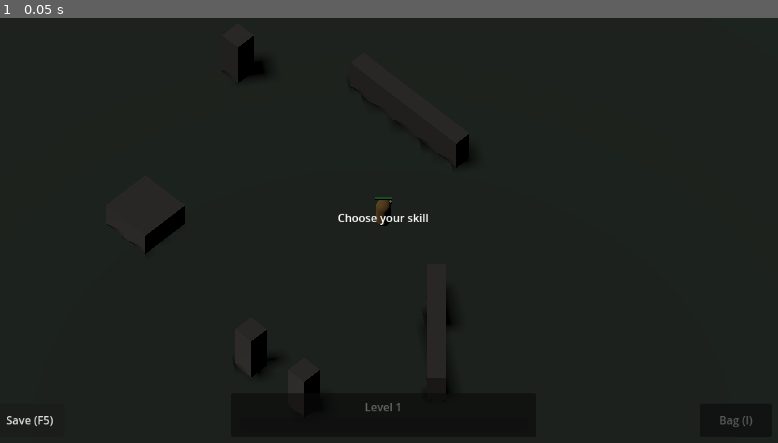
Above: before the commit, frame 1.
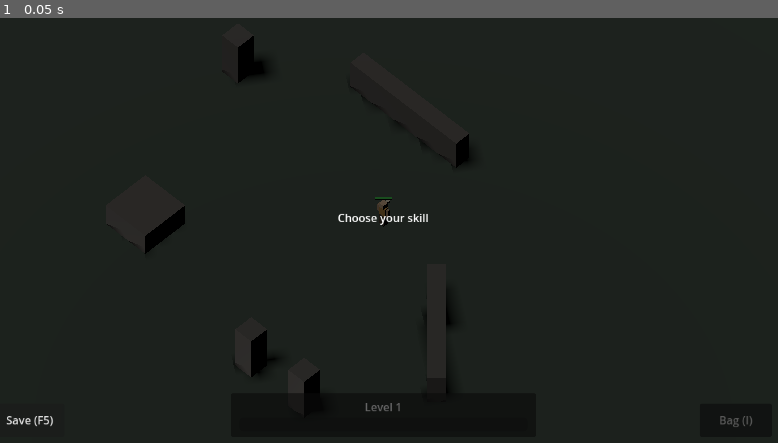
Above: after the commit, the same moment.

Repository: alaborderie/arpg
Game: Godot game, scene res://scenes/main/main.tscn
Two runs of this game, one before a commit and one after it. Both use one fixed random seed, a clock stepped at 60 frames per second and the inputs below.
Inputs:
- Up to frame 1 (0.05 s): no input

The runs differ from the first frame. In frame 1, less than 0.1% of the frame differs, in the area x 48-51%, y 42-50%.

Commit message:
feat(game): low-poly character and monster meshes (G5)
Replace the placeholder capsule/box meshes with procedural low-poly
box-stack silhouettes, keeping every non-visual constraint intact:
collision capsules, nav footprints, HEALTH_BAR_HEIGHT (retuned for the
new monster silhouettes), the -Z facing indicator, and CombatFx hit
flash all still work.

- Player: a chunky humanoid (legs/torso/arms/head boxes) under a new
  "Body" Node3D, "Nose" kept as the facing indicator.
- Monster: fallen_imp (squat, horned, solid red) and cinder_wraith
  (tall, hooded, ember-glow) are now visually distinct even though they
  share the same capsule collision - built at runtime in
  Monster._build_visual since the silhouette depends on monster_id,
  which isn't known until setup() runs.
- CombatFx.flash_all lets a multi-part body flash as one silhouette on
  a hit, without changing the existing single-mesh flash() callers.

Co-Authored-By: Claude Fable 5 <noreply@anthropic.com>

Diff:
--- a/game/scenes/fx/combat_fx.gd
+++ b/game/scenes/fx/combat_fx.gd
@@ -39,6 +39,18 @@
 	tween.chain().tween_callback(label.queue_free)
 
 
+## Flashes every mesh in [param meshes] white, same as [method flash] called once
+## per mesh. G5's low-poly character/monster bodies are several stacked
+## [MeshInstance3D] parts (legs, torso, head, ...) rather than one capsule, so a
+## hit needs to flash the whole silhouette at once — each part still tracks and
+## restores its own original material independently, so this is exactly
+## equivalent to (and no more expensive than) calling [method flash] in a loop.
+static func flash_all(meshes: Array) -> void:
+	for mesh: Variant in meshes:
+		if mesh is MeshInstance3D:
+			flash(mesh as MeshInstance3D)
+
+
 ## Flashes [param mesh] white for [constant FLASH_SECONDS], then restores whatever
 ## material override it had. Reentrant: a flash landing during a flash is a no-op
 ## (the running one restores the true original).
--- a/game/scenes/monster/monster.gd
+++ b/game/scenes/monster/monster.gd
@@ -23,10 +23,14 @@
 
 ## Squared direction length under which we skip rotating (avoids look_at jitter).
 const FACING_EPSILON: float = 0.0001
-## Height above the monster's origin the health bar floats at — just clear of
-## the capsule's head (the capsule is 1.2 m tall centered at y=0.6, so its top
-## sits around y=1.2).
-const HEALTH_BAR_HEIGHT: float = 1.6
+## Height above the monster's origin the health bar floats at. G5 (issue #12)
+## retuned this from 1.6: the two low-poly silhouettes built by
+## [method _build_visual] are no longer identical capsules — fallen_imp tops
+## out around y=1.2 but cinder_wraith's hood reaches ~y=1.49 — so this clears
+## the taller of the two with the same ~0.3 m margin the old capsule had.
+## (Collision stays the plain 1.2 m capsule below for both ids - visual swap
+## only, per the ticket.)
+const HEALTH_BAR_HEIGHT: float = 1.8
 
 var _data: Dictionary = {}
 var _combat_constants: Dictionary = {}
@@ -43,9 +47,18 @@
 ## _ready, before [method setup] runs, so a red default full bar exists the
 ## instant the monster is added to the tree.
 var _health_bar: HealthBar3D
+## G5 (issue #12): the low-poly body's box parts (legs, torso, head, ...),
+## built by [method _build_visual] once [method setup] knows `monster_id`.
+## Populated by [method _add_box_part]; [method take_hit] flashes all of them
+## together (CombatFx.flash_all) so a hit reads across the whole silhouette,
+## not just one piece of it.
+var _body_parts: Array[MeshInstance3D] = []
 
 @onready var _agent: NavigationAgent3D = $NavigationAgent3D
-@onready var _body: MeshInstance3D = $Body
+## Empty container the visual box parts are added under (see monster.tscn's
+## doc-comment and [method _build_visual]) — a plain Node3D, not a mesh,
+## because the silhouette itself is chosen at runtime by monster id.
+@onready var _body: Node3D = $Body
 
 
 func _ready() -> void:
@@ -73,6 +86,7 @@
 	_move_speed = float(data.get("move_speed", 0.0))
 	_attack_range = float(data.get("attack_range", 1.0))
 	_seconds_between_attacks = 1.0 / maxf(float(data.get("attack_speed", 1.0)), 0.01)
+	_build_visual(String(data.get("id", "")))
 	_update_health_bar()
 
 
@@ -114,7 +128,7 @@
 		died.emit(self)
 		queue_free()
 	else:
-		CombatFx.flash(_body)
+		CombatFx.flash_all(_body_parts)
 		_update_health_bar()
 
 
@@ -174,3 +188,81 @@
 	var defense: DefenseProfile = _target.defense_profile(_attack.damage_type)
 	var result: DamageResult = _calculator.calculate_hit(_attack, defense)
 	_target.take_hit(result)
+
+
+## G5 (issue #12): builds this monster's low-poly silhouette under
+## [member _body] from stacked box parts, chosen by [param id] so
+## fallen_imp and cinder_wraith read as visually distinct creatures even
+## though they share the same capsule collision (visual swap only, per the
+## ticket). Falls back to the fallen_imp shape for any id this hasn't been
+## taught yet, so a future monsters.json entry never ends up invisible.
+func _build_visual(id: String) -> void:
+	match id:
+		"cinder_wraith":
+			_build_cinder_wraith()
+		_:
+			_build_fallen_imp()
+
+
+## Small hunched imp: solid, low, four box parts plus a pair of angled horns
+## and a snout poking forward along -Z (the facing indicator every combatant
+## needs — see player.tscn's "Nose"). Tops out around y=1.22, close to the
+## old shared capsule mesh's 1.2 m height. Warm solid-red palette.
+func _build_fallen_imp() -> void:
+	var hide_color: Color = Color(0.63, 0.22, 0.2)
+	var dark_color: Color = Color(0.35, 0.15, 0.12)
+	_add_box_part(Vector3(0.32, 0.35, 0.3), Vector3(0, 0.175, 0), dark_color)
+	_add_box_part(Vector3(0.44, 0.4, 0.36), Vector3(0, 0.55, 0), hide_color)
+	_add_box_part(Vector3(0.26, 0.26, 0.26), Vector3(0, 0.88, 0), Color(0.5, 0.18, 0.16))
+	_add_box_part(Vector3(0.14, 0.14, 0.24), Vector3(0, 0.85, -0.2), Color(0.2, 0.08, 0.08))
+	_add_box_part(
+		Vector3(0.06, 0.22, 0.06), Vector3(-0.09, 1.11, 0.02), Color(0.15, 0.05, 0.05), Vector3(0, 0, -20)
+	)
+	_add_box_part(
+		Vector3(0.06, 0.22, 0.06), Vector3(0.09, 1.11, 0.02), Color(0.15, 0.05, 0.05), Vector3(0, 0, 20)
+	)
+
+
+## Tall, thin, hooded wraith: a wide skirt base, a slender floating cloak,
+## trailing tendril arms, and a bright ember-orange glow at the front of the
+## hood doubling as the facing indicator (-Z, same convention as the imp's
+## snout). Deliberately taller (~1.49 m) and much narrower (0.3 m cloak vs
+## the imp's 0.44 m torso) with a cold dark-purple/charcoal palette against
+## the imp's warm solid red — distinct in silhouette *and* color, per the
+## ticket's requirement that the two monster types read apart.
+func _build_cinder_wraith() -> void:
+	var cloak_color: Color = Color(0.22, 0.18, 0.22)
+	var trim_color: Color = Color(0.2, 0.08, 0.05)
+	var glow_color: Color = Color(1.0, 0.45, 0.1)
+	_add_box_part(Vector3(0.55, 0.15, 0.5), Vector3(0, 0.075, 0), trim_color)
+	_add_box_part(Vector3(0.3, 1.1, 0.26), Vector3(0, 0.7, 0), cloak_color)
+	_add_box_part(Vector3(0.07, 0.6, 0.07), Vector3(-0.2, 0.7, 0), cloak_color)
+	_add_box_part(Vector3(0.07, 0.6, 0.07), Vector3(0.2, 0.7, 0), cloak_color)
+	_add_box_part(Vector3(0.24, 0.24, 0.24), Vector3(0, 1.37, 0), Color(0.15, 0.12, 0.15))
+	_add_box_part(Vector3(0.1, 0.08, 0.05), Vector3(0, 1.37, -0.135), glow_color)
+
+
+## Instances a flat-shaded [BoxMesh] part (matching every other mesh in the
+## project — BoxMesh's per-face normals are already hard, no smoothing group),
+## positions/tints it, and appends the resulting [MeshInstance3D] to
+## [member _body_parts] so [method take_hit] can flash the whole silhouette at
+## once. `rotation_degrees` defaults to no rotation — only the imp's angled
+## horns need it.
+func _add_box_part(
+	size: Vector3,
+	offset: Vector3,
+	color: Color,
+	rotation_degrees: Vector3 = Vector3.ZERO
+) -> void:
+	var mesh: BoxMesh = BoxMesh.new()
+	mesh.size = size
+	var material: StandardMaterial3D = StandardMaterial3D.new()
+	material.albedo_color = color
+	material.roughness = 1.0
+	var instance: MeshInstance3D = MeshInstance3D.new()
+	instance.mesh = mesh
+	instance.material_override = material
+	instance.position = offset
+	instance.rotation_degrees = rotation_degrees
+	_body.add_child(instance)
+	_body_parts.append(instance)
--- a/game/scenes/monster/monster.tscn
+++ b/game/scenes/monster/monster.tscn
@@ -1,25 +1,10 @@
-[gd_scene load_steps=7 format=3]
+[gd_scene load_steps=3 format=3]
 
 [ext_resource type="Script" path="res://scenes/monster/monster.gd" id="1_monster"]
 
 [sub_resource type="CapsuleShape3D" id="CapsuleShape3D_body"]
 radius = 0.35
 height = 1.2
-
-[sub_resource type="CapsuleMesh" id="CapsuleMesh_body"]
-radius = 0.35
-height = 1.2
-
-[sub_resource type="StandardMaterial3D" id="StandardMaterial3D_body"]
-albedo_color = Color(0.63, 0.22, 0.2, 1)
-roughness = 1.0
-
-[sub_resource type="BoxMesh" id="BoxMesh_snout"]
-size = Vector3(0.14, 0.14, 0.26)
-
-[sub_resource type="StandardMaterial3D" id="StandardMaterial3D_snout"]
-albedo_color = Color(0.25, 0.1, 0.1, 1)
-roughness = 1.0
 
 [node name="Monster" type="CharacterBody3D"]
 collision_layer = 3
@@ -29,15 +14,7 @@
 transform = Transform3D(1, 0, 0, 0, 1, 0, 0, 0, 1, 0, 0.6, 0)
 shape = SubResource("CapsuleShape3D_body")
 
-[node name="Body" type="MeshInstance3D" parent="."]
-transform = Transform3D(1, 0, 0, 0, 1, 0, 0, 0, 1, 0, 0.6, 0)
-mesh = SubResource("CapsuleMesh_body")
-material_override = SubResource("StandardMaterial3D_body")
-
-[node name="Snout" type="MeshInstance3D" parent="."]
-transform = Transform3D(1, 0, 0, 0, 1, 0, 0, 0, 1, 0, 0.9, -0.38)
-mesh = SubResource("BoxMesh_snout")
-material_override = SubResource("StandardMaterial3D_snout")
+[node name="Body" type="Node3D" parent="."]
 
 [node name="NavigationAgent3D" type="NavigationAgent3D" parent="."]
 path_desired_distance = 1.0
--- a/game/scenes/player/player.gd
+++ b/game/scenes/player/player.gd
@@ -121,7 +121,11 @@
 var _health_bar: HealthBar3D
 
 @onready var _agent: NavigationAgent3D = $NavigationAgent3D
-@onready var _body: MeshInstance3D = $Body
+## G5 (issue #12): the low-poly body is several stacked box parts (legs,
+## torso, arms, head) under the "Body" Node3D rather than one capsule mesh —
+## gathered once here so hit-flash and the death tint can apply to every part
+## at once (see CombatFx.flash_all, _die).
+@onready var _body_parts: Array[MeshInstance3D] = _collect_body_parts()
 
 
 func _ready() -> void:
@@ -357,7 +361,7 @@
 	if _health.is_dead():
 		_die()
 	else:
-		CombatFx.flash(_body)
+		CombatFx.flash_all(_body_parts)
 	_update_health_bar()
 
 
@@ -489,7 +493,10 @@
 
 
 ## Minimal M2 death: input orders are ignored and the body goes dark. A real
-## death animation/respawn flow is future work.
+## death animation/respawn flow is future work. G5: one shared corpse material
+## applied to every body part (a [Material] resource can be referenced by
+## several [MeshInstance3D]s at once) so the whole silhouette tints, not just
+## one piece of it.
 func _die() -> void:
 	_dead = true
 	_attack_target = null
@@ -497,4 +504,16 @@
 	var corpse_material: StandardMaterial3D = StandardMaterial3D.new()
 	corpse_material.albedo_color = Color(0.25, 0.24, 0.23)
 	corpse_material.roughness = 1.0
-	_body.material_override = corpse_material
+	for part: MeshInstance3D in _body_parts:
+		part.material_override = corpse_material
+
+
+## Gathers every [MeshInstance3D] under the "Body" node (see player.tscn) once
+## at [member _body_parts] init — the low-poly body is several stacked box
+## parts rather than one mesh (G5, issue #12).
+func _collect_body_parts() -> Array[MeshInstance3D]:
+	var parts: Array[MeshInstance3D] = []
+	for child: Node in $Body.get_children():
+		if child is MeshInstance3D:
+			parts.append(child as MeshInstance3D)
+	return parts
--- a/game/scenes/player/player.tscn
+++ b/game/scenes/player/player.tscn
@@ -6,12 +6,32 @@
 radius = 0.4
 height = 1.8
 
-[sub_resource type="CapsuleMesh" id="CapsuleMesh_body"]
-radius = 0.4
-height = 1.8
+[sub_resource type="BoxMesh" id="BoxMesh_legs"]
+size = Vector3(0.34, 0.8, 0.3)
 
-[sub_resource type="StandardMaterial3D" id="StandardMaterial3D_body"]
+[sub_resource type="StandardMaterial3D" id="StandardMaterial3D_legs"]
+albedo_color = Color(0.32, 0.26, 0.18, 1)
+roughness = 1.0
+
+[sub_resource type="BoxMesh" id="BoxMesh_torso"]
+size = Vector3(0.46, 0.6, 0.28)
+
+[sub_resource type="StandardMaterial3D" id="StandardMaterial3D_torso"]
 albedo_color = Color(0.85, 0.62, 0.28, 1)
+roughness = 1.0
+
+[sub_resource type="BoxMesh" id="BoxMesh_arm"]
+size = Vector3(0.14, 0.55, 0.14)
+
+[sub_resource type="StandardMaterial3D" id="StandardMaterial3D_arm"]
+albedo_color = Color(0.8, 0.65, 0.5, 1)
+roughness = 1.0
+
+[sub_resource type="BoxMesh" id="BoxMesh_head"]
+size = Vector3(0.32, 0.32, 0.32)
+
+[sub_resource type="StandardMaterial3D" id="StandardMaterial3D_head"]
+albedo_color = Color(0.9, 0.75, 0.6, 1)
 roughness = 1.0
 
 [sub_resource type="BoxMesh" id="BoxMesh_nose"]
@@ -28,13 +48,35 @@
 transform = Transform3D(1, 0, 0, 0, 1, 0, 0, 0, 1, 0, 0.9, 0)
 shape = SubResource("CapsuleShape3D_body")
 
-[node name="Body" type="MeshInstance3D" parent="."]
-transform = Transform3D(1, 0, 0, 0, 1, 0, 0, 0, 1, 0, 0.9, 0)
-mesh = SubResource("CapsuleMesh_body")
-material_override = SubResource("StandardMaterial3D_body")
+[node name="Body" type="Node3D" parent="."]
+
+[node name="Legs" type="MeshInstance3D" parent="Body"]
+transform = Transform3D(1, 0, 0, 0, 1, 0, 0, 0, 1, 0, 0.4, 0)
+mesh = SubResource("BoxMesh_legs")
+material_override = SubResource("StandardMaterial3D_legs")
+
+[node name="Torso" type="MeshInstance3D" parent="Body"]
+transform = Transform3D(1, 0, 0, 0, 1, 0, 0, 0, 1, 0, 1.1, 0)
+mesh = SubResource("BoxMesh_torso")
+material_override = SubResource("StandardMaterial3D_torso")
+
+[node name="ArmL" type="MeshInstance3D" parent="Body"]
+transform = Transform3D(1, 0, 0, 0, 1, 0, 0, 0, 1, -0.32, 1.1, 0)
+mesh = SubResource("BoxMesh_arm")
+material_override = SubResource("StandardMaterial3D_arm")
+
+[node name="ArmR" type="MeshInstance3D" parent="Body"]
+transform = Transform3D(1, 0, 0, 0, 1, 0, 0, 0, 1, 0.32, 1.1, 0)
+mesh = SubResource("BoxMesh_arm")
+material_override = SubResource("StandardMaterial3D_arm")
+
+[node name="Head" type="MeshInstance3D" parent="Body"]
+transform = Transform3D(1, 0, 0, 0, 1, 0, 0, 0, 1, 0, 1.56, 0)
+mesh = SubResource("BoxMesh_head")
+material_override = SubResource("StandardMaterial3D_head")
 
 [node name="Nose" type="MeshInstance3D" parent="."]
-transform = Transform3D(1, 0, 0, 0, 1, 0, 0, 0, 1, 0, 1.3, -0.45)
+transform = Transform3D(1, 0, 0, 0, 1, 0, 0, 0, 1, 0, 1.56, -0.24)
 mesh = SubResource("BoxMesh_nose")
 material_override = SubResource("StandardMaterial3D_nose")
 
Not shown: 1 places in game/scenes/player/player.tscn that only renumber resources
